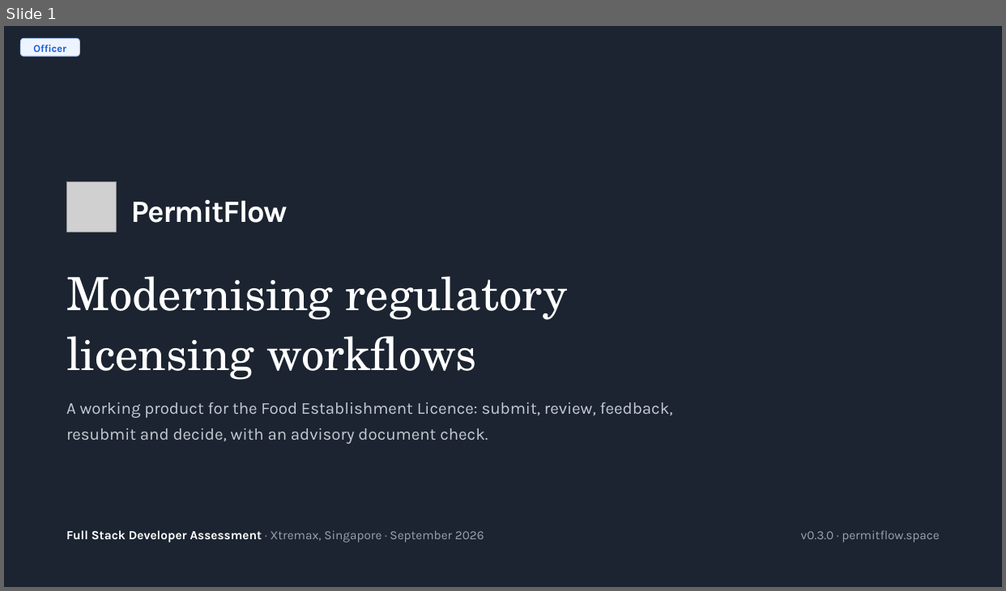
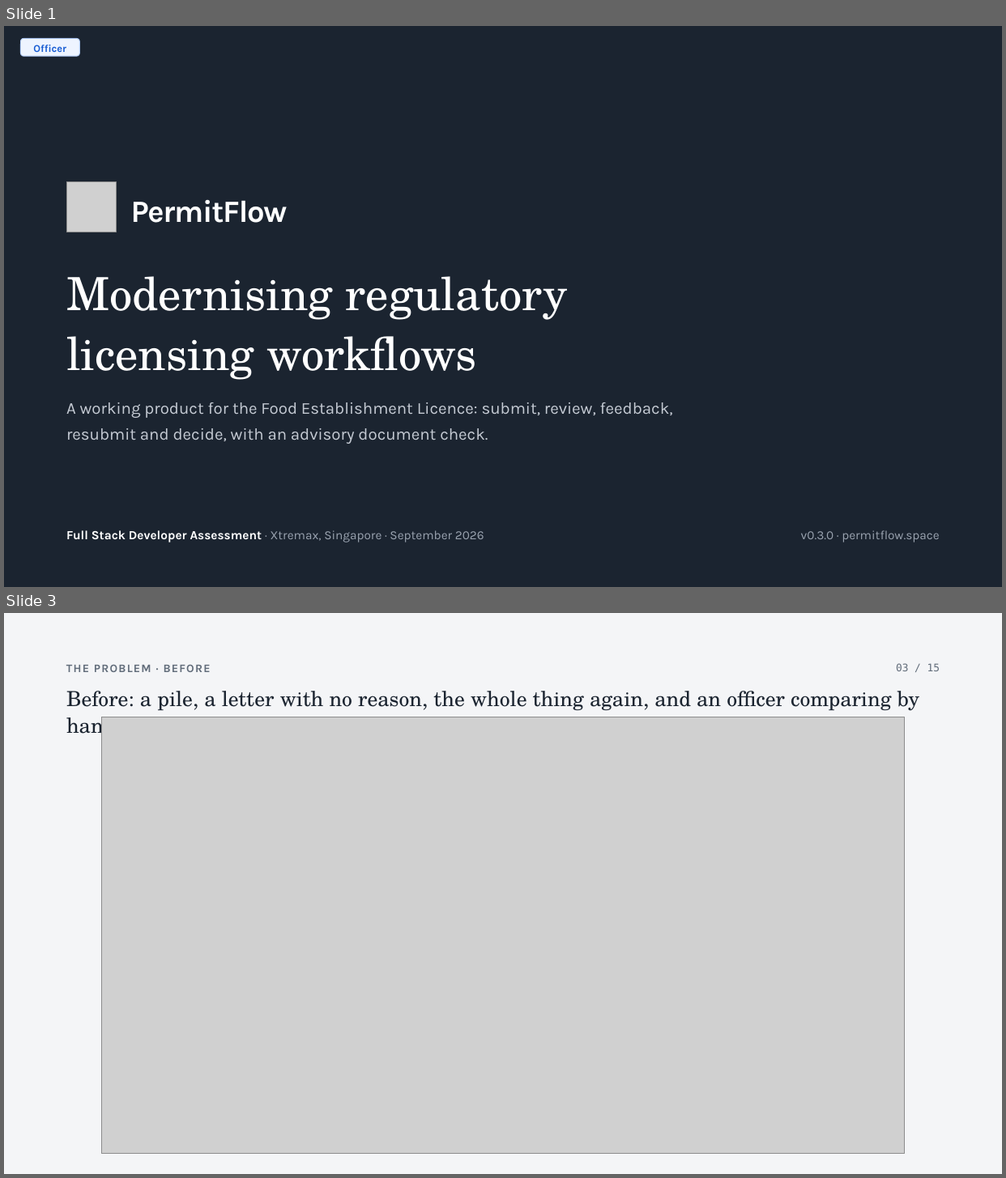
Before and after one commit to SuhaasNv/permitflow, a slide deck: docs/14-debrief/pitch-deck/PermitFlow-pitch.pptx. Shown one above the other, each under a label of ours: slide 1 before the commit, slides 1 and 3 after it; the slides between them are not shown. The pictures are 1006x591 and 1006x1178 pixels, drawn with LibreOffice and Linux fonts; fonts in the diff are those of the drawing; grey boxes stand for pictures; background and template pictures are left out. Boxes give left, top, right and bottom in pixels: in the first picture for what was removed or moved away, otherwise in the second. Text is boxed around its words. In the diff, an @@ line names an element or a change of style, - is before the commit and + after.

Commit message:
docs: comic strips back in the pitch deck
Fifteen slides again: the before strip after the problem, the after
strip after the solution, at the owner's decision; counts synced.

```diff
--- a/docs/14-debrief/pitch-deck/PermitFlow-pitch.pptx
+++ b/docs/14-debrief/pitch-deck/PermitFlow-pitch.pptx
@@ slide 3 added at <box>4,613,1002,1174</box>, background #F4F5F7 @@
@@ text added at <box>66,664,211,672</box>, 11 pt, text #616C7A, bold @@
+THE PROBLEM · BEFORE
@@ text added at <box>896,663,940,671</box>, 10 pt, text #616C7A @@
+03 / 15
@@ text added at <box>66,691,919,711</box>, 20 pt, text #1B2430 @@
+Before: a pile, a letter with no reason, the whole thing again, and an officer comparing by hand.
@@ picture added at <box>101,717,905,1153</box> @@
```
Also in this commit, not shown: 10 slides changed, 1 other slide added, 6 other files.
